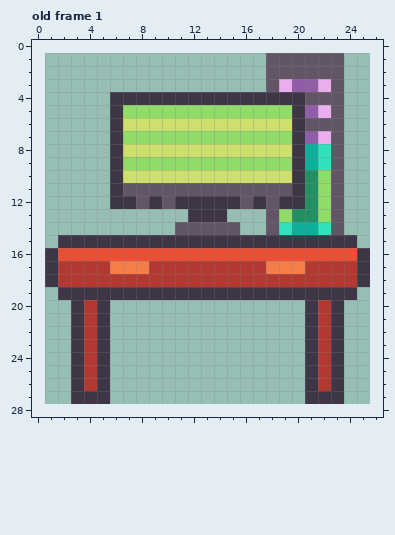
Two versions of one pixel-art file, art/TeknoKundaAssets/computer.aseprite. The picture above was drawn from the file before the commit.
25x27 pixels, 1 frame. Shown: old frame 1. The old version is drawn lined up with the new one, on the new canvas.
New version:
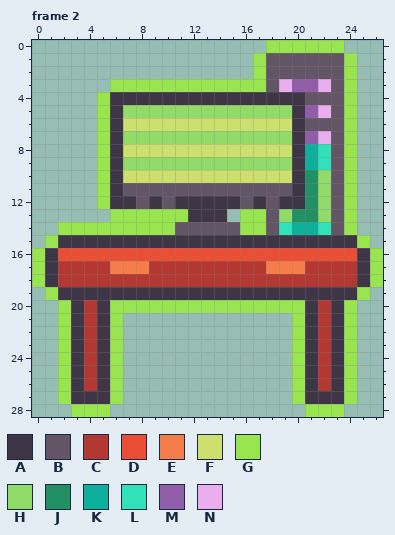
Palette (. is transparent): A #3e3546  B #625565  C #b33831  D #ea4f36  E #f57d4a  F #cddf6c  G #99e550  H #91db69  J #239063  K #0eaf9b  L #30e1b9  M #905ea9  N #eaaded
A new or re-ordered frame is compared with the old frame closest to it.
Diff:
canvas 25x27 -> 27x29, the old top-left corner now at 1,1
frames 1 -> 2
Frame 2 is new; against old frame 1:
The edit adds colour G in row 0 at x 18 to 23; in rows 1 to 2 at x 17 and 24; in row 3 at x 6 to 17 and 24; in rows 4 to 12 at x 5 and 24; in row 13 at x 6 to 11, 16 to 17 and 24; in row 14 at x 2 to 10, 16 to 17 and 24.
The edit adds colour G in row 15 at x 1 and 25; in rows 16 to 18 at x 0 and 26; in row 19 at x 1 and 25; in row 20 at x 2, 6 to 20 and 24; in rows 21 to 27 at x 2, 6, 20 and 24; in row 28 at x 3 to 5 and 21 to 23.
